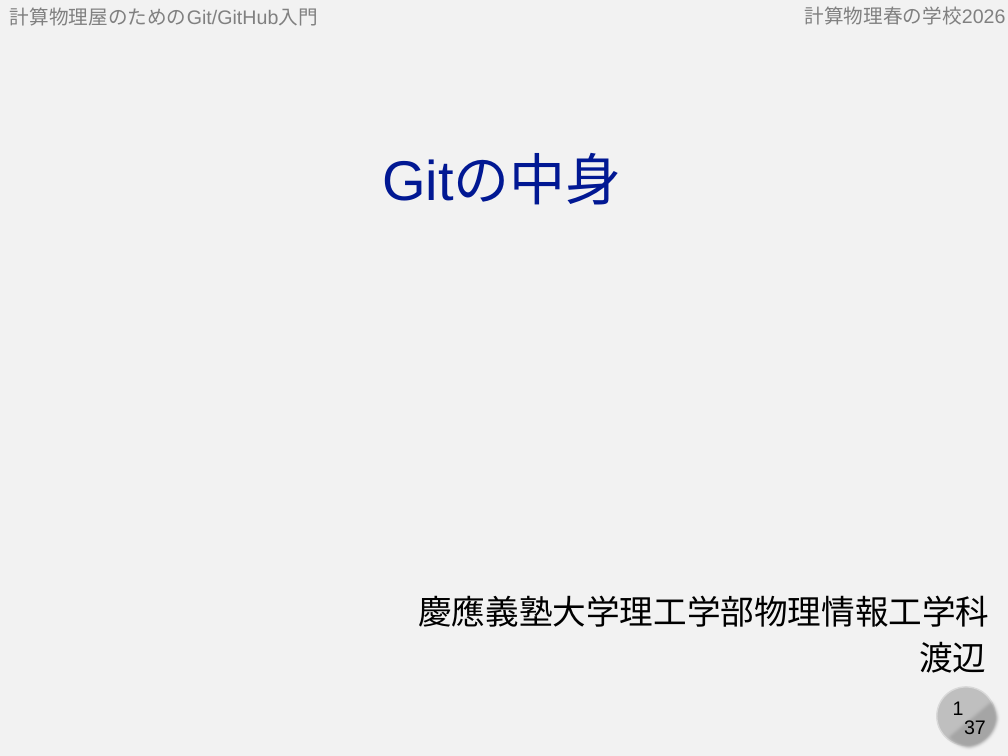
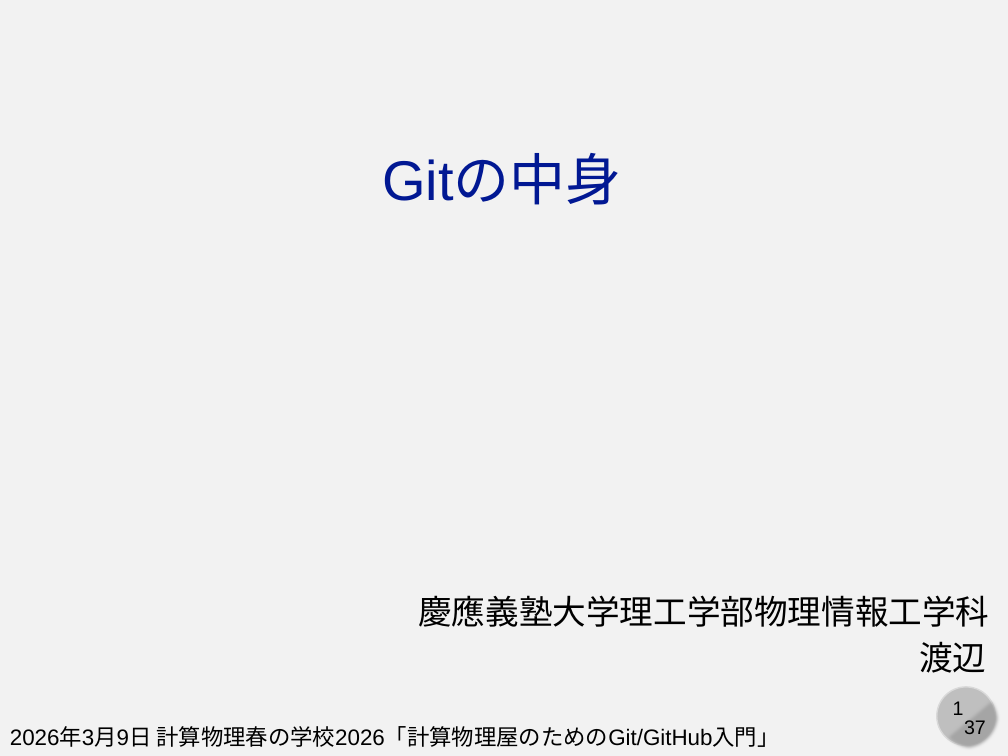
Before and after one commit to cpss2026-git/cpss2026-git.github.io, a slide deck: slide 1 of 03-lecture-git-internals/slides/03-lecture-git-internals.pptx. Drawn at 1008x756 pixels with LibreOffice and Linux fonts; fonts in the diff are those of the drawing. Boxes give left, top, right and bottom in pixels: in the first picture for what was removed or moved away, otherwise in the second. Text is boxed around its words. In the diff, an @@ line names an element or a change of style, - is before the commit and + after.

```diff
--- a/03-lecture-git-internals/slides/03-lecture-git-internals.pptx
+++ b/03-lecture-git-internals/slides/03-lecture-git-internals.pptx
@@ text removed at <box>10,7,318,26</box> @@
-計算物理屋のためのGit/GitHub入門
@@ text removed at <box>805,6,1006,25</box> @@
-計算物理春の学校2026
@@ text added at <box>10,726,779,747</box>, 16 pt, text #000000 @@
+2026年3月9日 計算物理春の学校2026「計算物理屋のためのGit/GitHub入門」
```
Also in this commit, not shown: 36 other slides changed, 1 other file.
